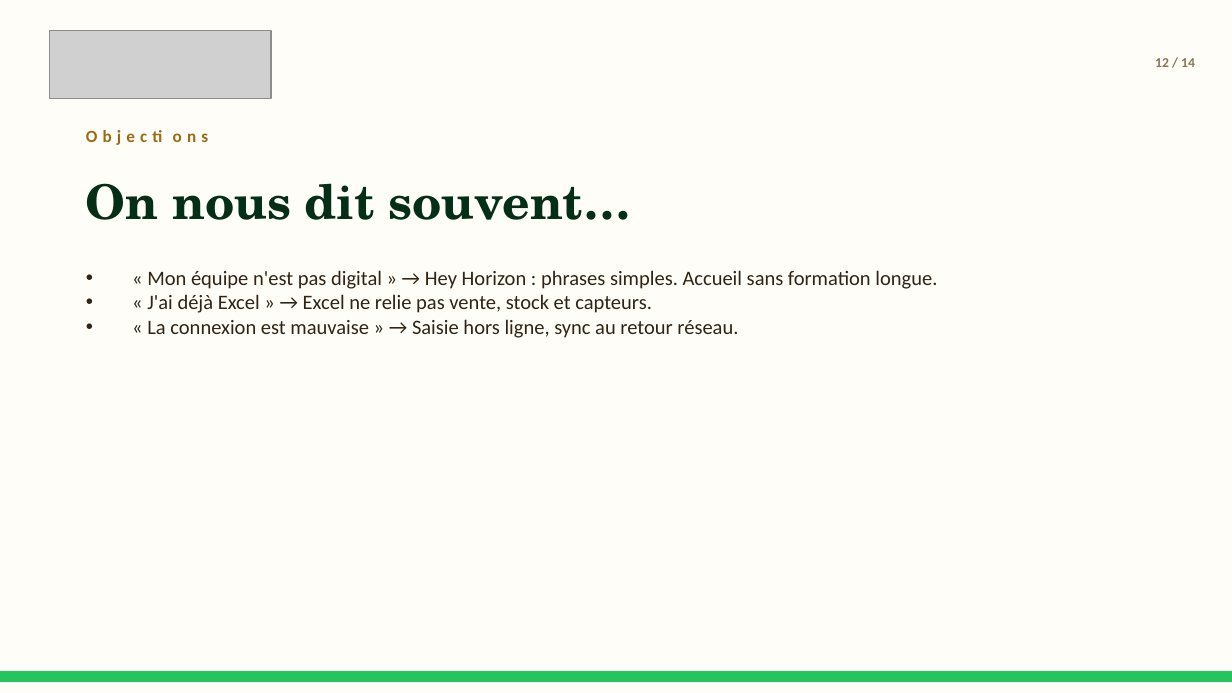
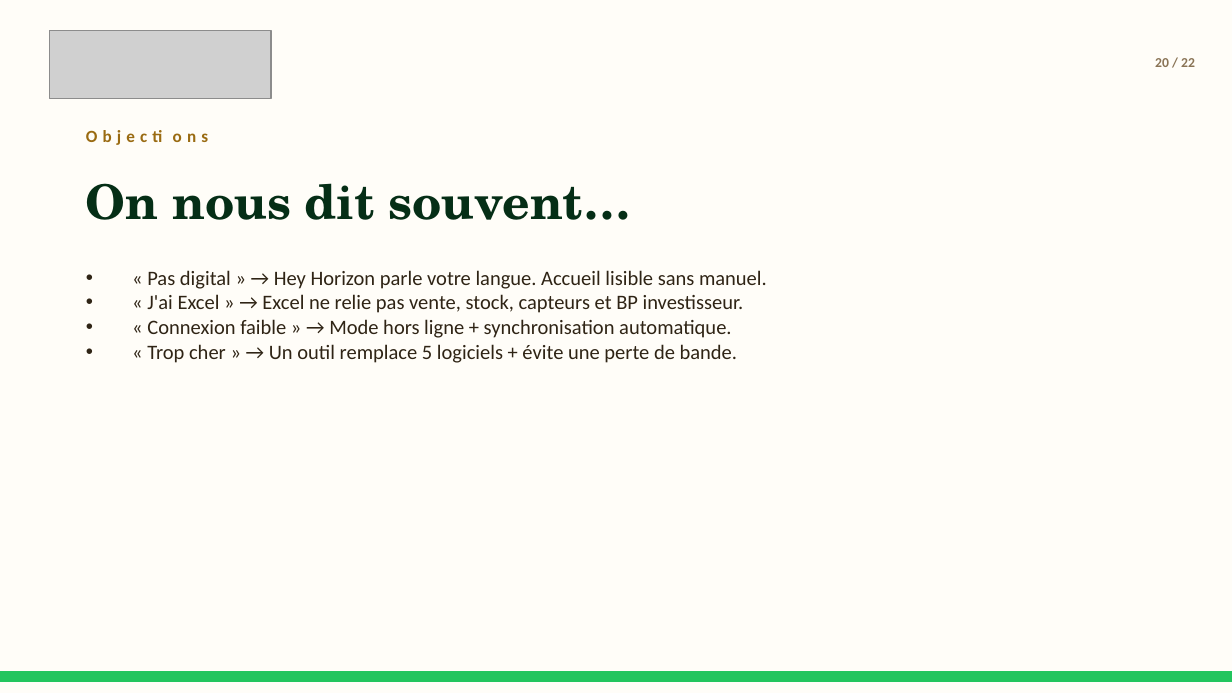
Before and after one commit to PENDATHIAW/horizon-farm, a slide deck: slide 20 of docs/pitch/PITCH_HORIZON_FARM.pptx (slide 12 before the commit). Drawn at 1232x693 pixels with LibreOffice and Linux fonts; fonts in the diff are those of the drawing; grey boxes stand for pictures. Boxes give left, top, right and bottom in pixels: in the first picture for what was removed or moved away, otherwise in the second. Text is boxed around its words. In the diff, an @@ line names an element or a change of style, - is before the commit and + after.

```diff
--- a/docs/pitch/PITCH_HORIZON_FARM.pptx
+++ b/docs/pitch/PITCH_HORIZON_FARM.pptx
@@ text at (x1=1155, y1=58, x2=1195, y2=67): text changed @@
-12 / 14
+20 / 22
@@ text at (x1=147, y1=270, x2=767, y2=363): text changed @@
-• « Mon équipe n'est pas digital » → Hey Horizon : phrases simples. Accueil sans formation longue.
-• « J'ai déjà Excel » → Excel ne relie pas vente, stock et capteurs.
-• « La connexion est mauvaise » → Saisie hors ligne, sync au retour réseau.
+• « Pas digital » → Hey Horizon parle votre langue. Accueil lisible sans manuel.
+• « J'ai Excel » → Excel ne relie pas vente, stock, capteurs et BP investisseur.
+• « Connexion faible » → Mode hors ligne + synchronisation automatique.
+• « Trop cher » → Un outil remplace 5 logiciels + évite une perte de bande.
```
Also in this commit, not shown: 13 other slides changed, 8 slides added, 14 other files.
